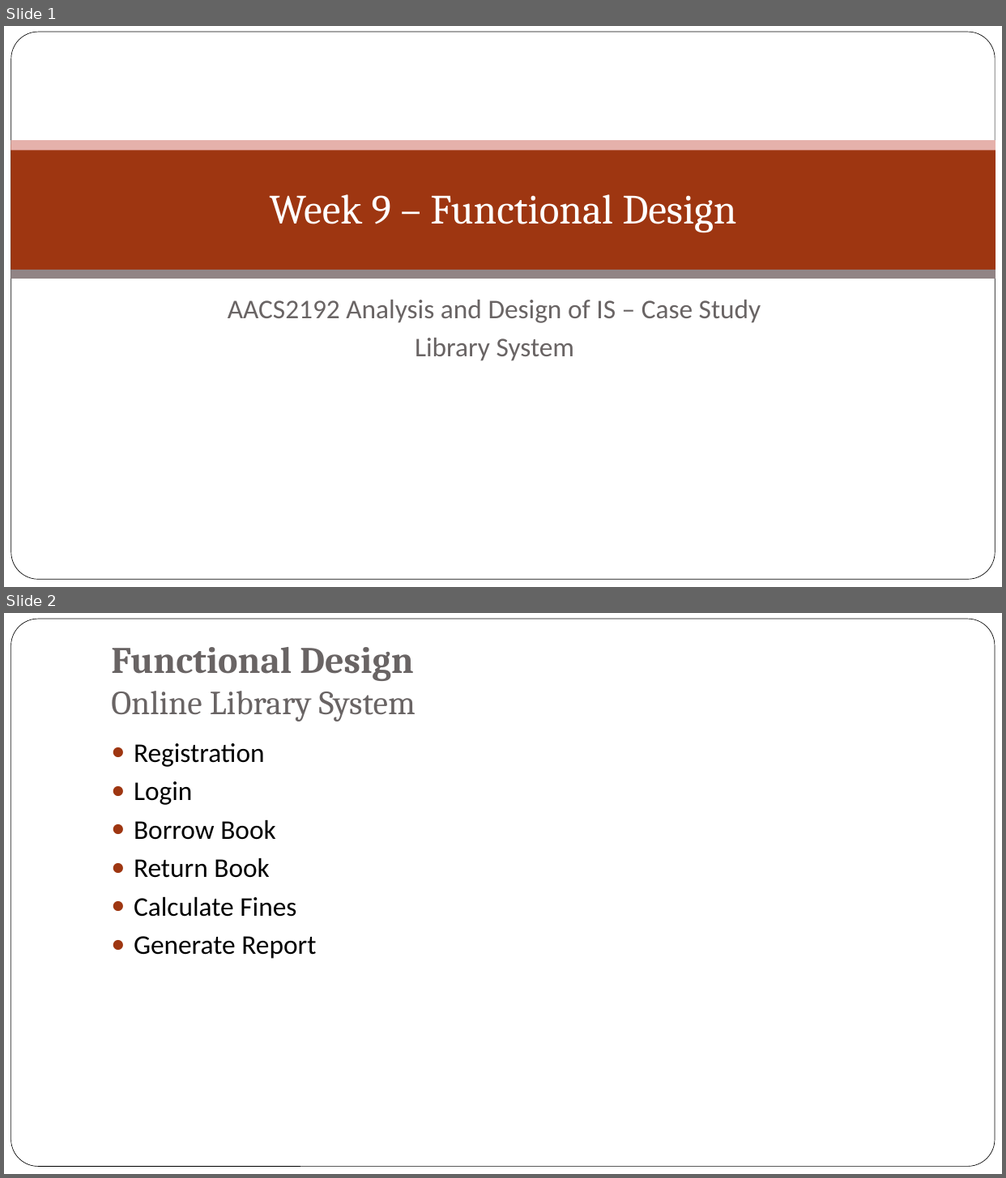
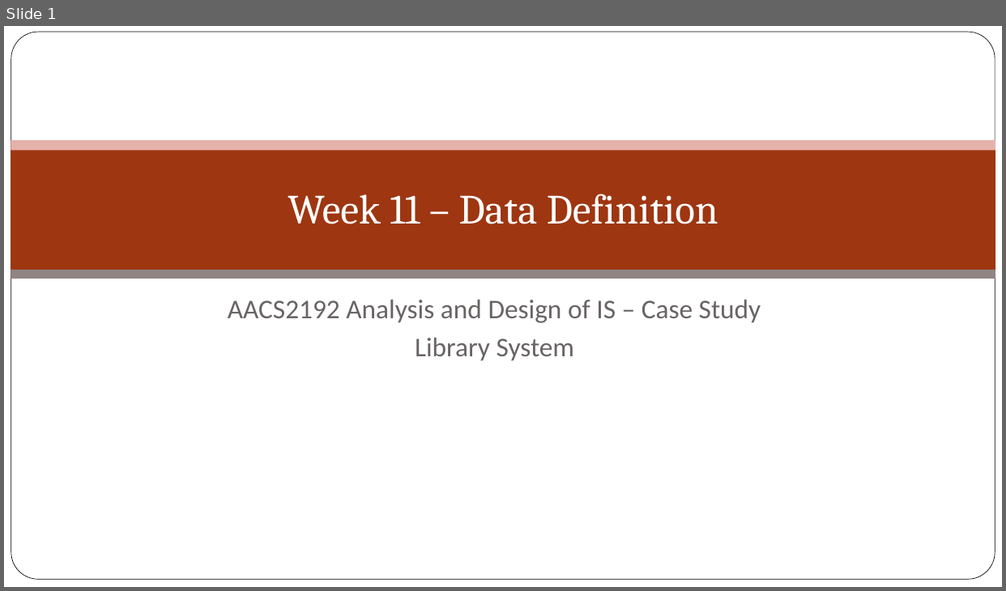
Before and after one commit to jyu1129/Library-System-IS-assignment, a slide deck: Week 9/Week 9 – Functional Design.pptx. Shown one above the other, each under a label of ours: slides 1 and 2 before the commit, slide 1 after it. The pictures are 1006x1178 and 1006x591 pixels, drawn with LibreOffice and Linux fonts; fonts in the diff are those of the drawing; background and template pictures are left out. Boxes give left, top, right and bottom in pixels: in the first picture for what was removed or moved away, otherwise in the second. Text is boxed around its words. In the diff, an @@ line names an element or a change of style, - is before the commit and + after.

Commit message:
updated week 11 and powerpoint

```diff
--- a/Week 9/Week 9 – Functional Design.pptx
+++ b/Week 9/Week 9 – Functional Design.pptx
@@ slide 2 removed at (4, 613, 1002, 1174), background picture (left out) @@
@@ rounded rectangle removed at (10, 619, 995, 1167) @@
@@ title removed at (111, 647, 415, 722) @@
-Functional Design
-Online Library System
@@ text removed at (134, 743, 316, 959) @@
-● Registration
-● Login
-● Borrow Book
-● Return Book
-● Calculate Fines
-● Generate Report
@@ slide 1 changed as well @@
@@ title at (288, 194, 718, 224): text changed @@
-Week 9 – Functional Design
+Week 11 – Data Definition
```
Also in this commit, not shown: 1 other slide changed, 28 slides added, 8 other slides removed, 2 other files.
